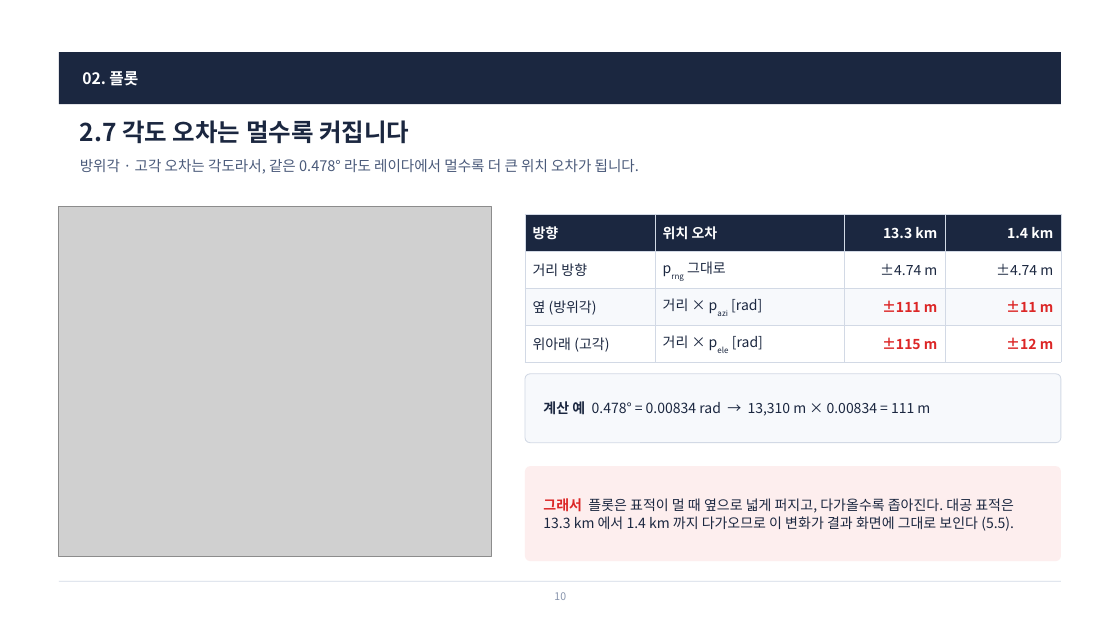
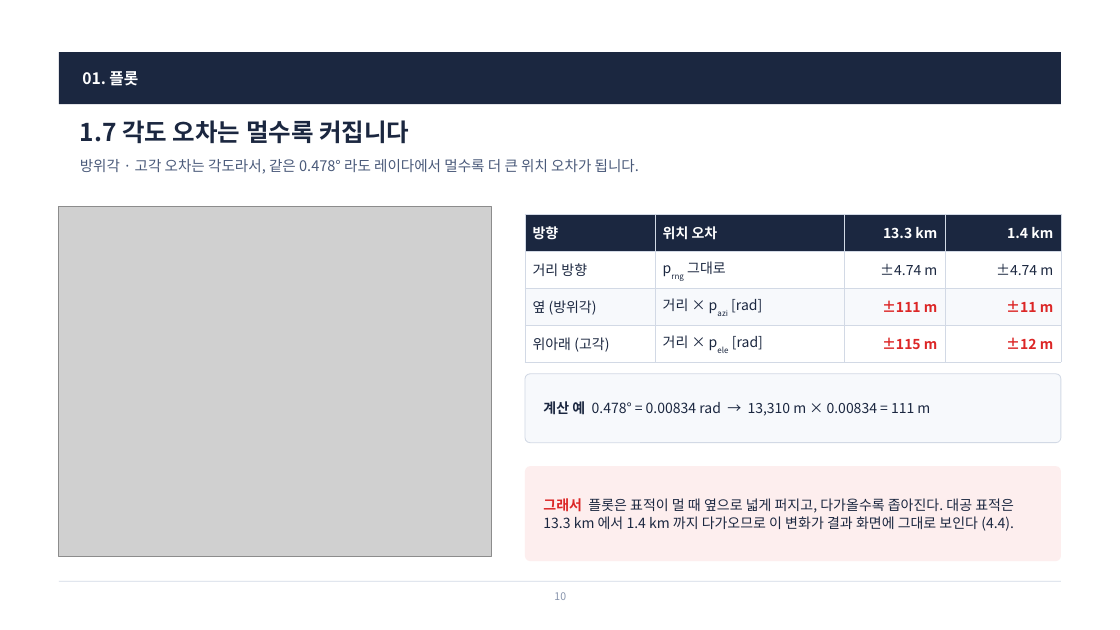
Before and after one commit to harley-hwan/radar-sw-study, a slide deck: slide 10 of Part4_Plot_Clutter_Sim/ref/산출물/Chapter4_PlotClutterSim.pptx. Drawn at 1120x630 pixels with LibreOffice and Linux fonts; fonts in the diff are those of the drawing; grey boxes stand for pictures. Boxes give left, top, right and bottom in pixels: in the first picture for what was removed or moved away, otherwise in the second. Text is boxed around its words. In the diff, an @@ line names an element or a change of style, - is before the commit and + after.

```diff
--- a/Part4_Plot_Clutter_Sim/ref/산출물/Chapter4_PlotClutterSim.pptx
+++ b/Part4_Plot_Clutter_Sim/ref/산출물/Chapter4_PlotClutterSim.pptx
@@ text at box(82, 71, 138, 86): text changed @@
-02. 플롯
+01. 플롯
@@ title at box(80, 120, 409, 144): text changed @@
-2.7 각도 오차는 멀수록 커집니다
+1.7 각도 오차는 멀수록 커집니다
@@ text at box(543, 498, 1014, 531): text changed @@
-그래서 플롯은 표적이 멀 때 옆으로 넓게 퍼지고, 다가올수록 좁아진다. 대공 표적은 13.3 km 에서 1.4 km 까지 다가오므로 이 변화가 결과 화면에 그대로 보인다 (5.5).
+그래서 플롯은 표적이 멀 때 옆으로 넓게 퍼지고, 다가올수록 좁아진다. 대공 표적은 13.3 km 에서 1.4 km 까지 다가오므로 이 변화가 결과 화면에 그대로 보인다 (4.4).
```
Also in this commit, not shown: 11 other slides changed, 10 slides added, 15 slides removed, 9 other files.
